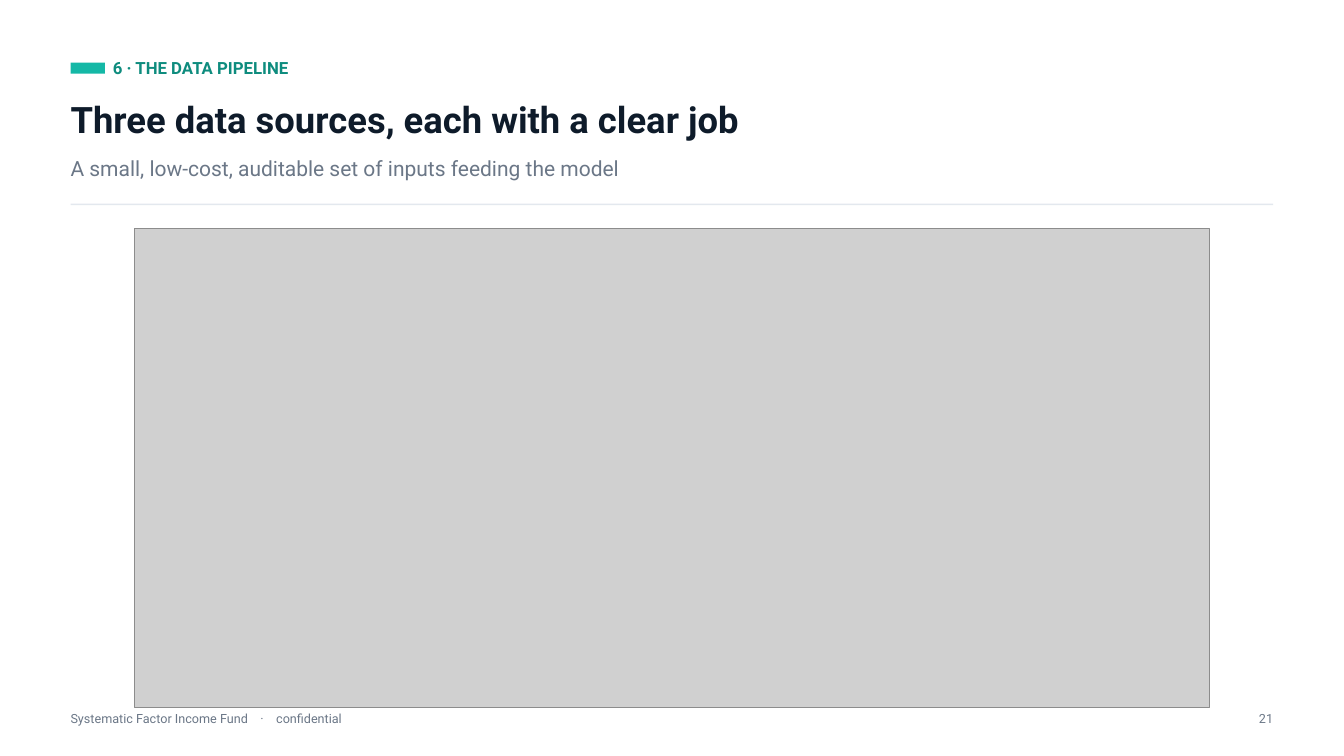
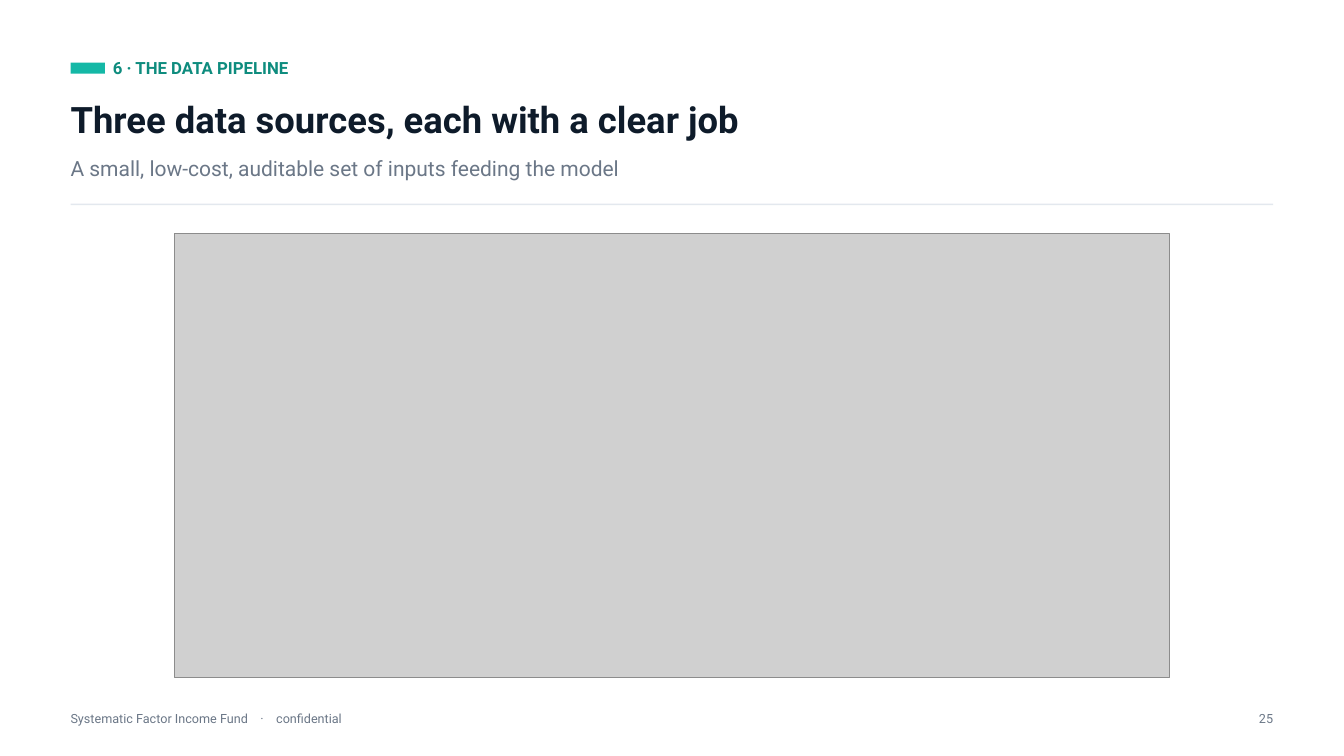
Before and after one commit to diegogomezpy/Portfolio_Algo_Trader, a slide deck: slide 32 of presentation/Systematic-Factor-Income-Fund.pptx (slide 28 before the commit). Drawn at 1344x756 pixels with LibreOffice and Linux fonts; fonts in the diff are those of the drawing; grey boxes stand for pictures. Boxes give left, top, right and bottom in pixels: in the first picture for what was removed or moved away, otherwise in the second. Text is boxed around its words. In the diff, an @@ line names an element or a change of style, - is before the commit and + after.

```diff
--- a/presentation/Systematic-Factor-Income-Fund.pptx
+++ b/presentation/Systematic-Factor-Income-Fund.pptx
@@ picture: place and size @@
-picture at (135,229,1210,708)
+picture at (174,234,1170,678)
@@ text at (1259,714,1273,723): text changed @@
-21
+25
```
Also in this commit, not shown: 24 other slides changed, 5 slides added, 1 other file.
